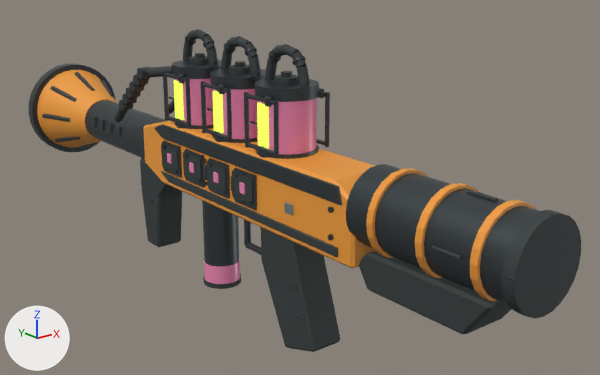
What one commit did to the glTF model public/assets/weapons/unique-v1/sticky_0.glb.
Both versions are drawn from a 50 mm camera at (-0.531, -0.691, 0.319) aimed at (0.063, 0.052, 0.022). The axes (+X, +Y, +Z) are drawn at lower left. The lights are the same throughout. The older version comes first. Vertices at exactly the same position are counted once.

Names of what the first picture shows: 'Weapon_sticky_v1'.
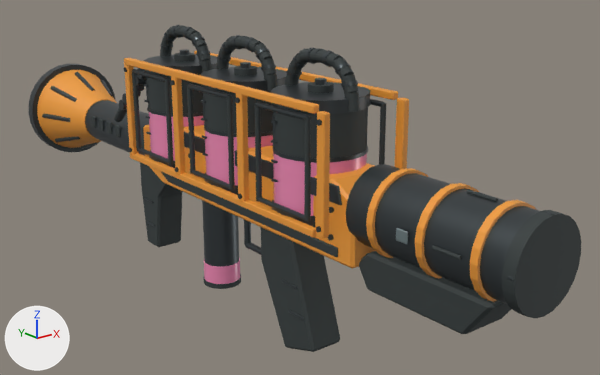
The change, as a diff of the scene's bpy script:
```diff
--- a/public/assets/weapons/unique-v1/sticky_0.glb.py
+++ b/public/assets/weapons/unique-v1/sticky_0.glb.py
@@ me_cone @@
-me_cone.from_pydata(...)  # 4942 vertices, 8892 faces; spans x -0.07..0.07, y -0.34..0.558, z -0.131..0.203
+me_cone.from_pydata(...)  # 4328 vertices, 7772 faces; spans x -0.07..0.07, y -0.34..0.558, z -0.131..0.205
+# me_cone part 1: a new loose piece, a 20-sided cylinder along z spanning x -0.05..0.05, y -0.11..-0.01, z 0.035..0.047, in mat_metal_steel (dark grey #484f52)
+# me_cone part 2: a new loose piece, a 20-sided cylinder along z spanning x -0.05..0.05, y -0.11..-0.01, z 0.15..0.163, in mat_metal_steel (dark grey #484f52)
+# me_cone part 3: a new loose piece, a 16-sided cylinder along z spanning x -0.049..0.049, y -0.109..-0.011, z 0.102..0.106, in mat_metal_steel (dark grey #484f52)
+# me_cone part 4: the loose piece of 24 vertices spanning x -0.006..0.006, y -0.011..0.001, z 0.17..0.175 is moved by (0.0, -0.055, 0.0)
+# me_cone part 5: a new loose piece, a box spanning x -0.044..-0.042, y -0.0415..-0.0385, z 0.1145..0.1395, in mat_metal_steel (dark grey #484f52)
+# me_cone part 6: a new loose piece, a 6-sided cylinder along y spanning x -0.0516..-0.0464, y -0.1..-0.02, z 0.046..0.052, in mat_metal_steel (dark grey #484f52)
+# me_cone part 7: a new loose piece, a 6-sided cylinder along y spanning x -0.0516..-0.0464, y -0.1..-0.02, z 0.146..0.152, in mat_metal_steel (dark grey #484f52)
+# me_cone part 8: a new loose piece, a 6-sided cylinder along y spanning x 0.0464..0.0516, y -0.1..-0.02, z 0.146..0.152, in mat_metal_steel (dark grey #484f52)
+# me_cone part 9: a new loose piece, an icosphere of 20 faces spanning x -0.007..0.007, y -0.1..-0.086, z 0.182..0.196, in mat_metal_steel (dark grey #484f52)
+# me_cone part 10: a new loose piece, an icosphere of 20 faces spanning x -0.007..0.007, y -0.034..-0.02, z 0.182..0.196, in mat_metal_steel (dark grey #484f52)
+# me_cone part 11: a new loose piece, a 20-sided cylinder along z spanning x -0.05..0.05, y 0.02..0.12, z 0.035..0.047, in mat_metal_steel (dark grey #484f52)
+# me_cone part 12: a new loose piece, a 20-sided cylinder along z spanning x -0.05..0.05, y 0.02..0.12, z 0.15..0.163, in mat_metal_steel (dark grey #484f52)
+# me_cone part 13: a new loose piece, a 16-sided cylinder along z spanning x -0.049..0.049, y 0.021..0.119, z 0.102..0.106, in mat_metal_steel (dark grey #484f52)
+# me_cone part 14: a new loose piece, a 6-sided cylinder along y spanning x -0.0516..-0.0464, y 0.03..0.11, z 0.046..0.052, in mat_metal_steel (dark grey #484f52)
+# me_cone part 15: a new loose piece, a 6-sided cylinder along y spanning x -0.0516..-0.0464, y 0.03..0.11, z 0.146..0.152, in mat_metal_steel (dark grey #484f52)
+# me_cone part 16: the loose piece of 40 vertices spanning x -0.034..0.034, y 0.131..0.199, z 0.15..0.163 is rebuilt with 40 vertices and now spans x -0.05..0.05, y 0.15..0.25, z 0.15..0.163
+# me_cone part 17: the loose piece of 40 vertices spanning x -0.032..0.032, y 0.048..0.112, z 0.078..0.16 is rebuilt with 73 vertices and now spans x -0.048..0.048, y 0.022..0.118, z 0.035..0.158
+# me_cone part 18: 154 loose pieces with 2518 vertices, spanning x -0.041..0.041, y -0.062..0.202, z 0.028..0.203, are deleted
+# me_cone part 19: 20 vertices moved from x -0.013..0.013, y -0.026..0.086, z 0.163..0.186 to x -0.013..0.013, y -0.026..0.083, z 0.163..0.186; 258 vertices removed from x -0.034..0.034, y -0.039..0.197, z 0.078..0.198; 1737 vertices added at x -0.057..0.057, y -0.227..0.256, z 0.03..0.205
+# other edits to the shape of me_cone do not show in these pictures
 me_cone.materials.append(mat_metal_steel)
```

Changed parts and their boxes (x1, y1, x2, y2) in the pictures (600 x 375 px; the box of a moved part takes in the faces that stretch with it):
'Weapon_sticky_v1', reshaped
    before: (29, 29, 581, 352)
    after: (29, 25, 581, 352)
part 1 of me_cone, added (mostly hidden)
    after: (272, 200, 315, 227)
part 2 of me_cone, added
    after: (271, 82, 370, 114)
part 3 of me_cone, added
    after: (273, 146, 368, 163)
part 4 of me_cone, moved or reshaped
    before: (281, 71, 293, 77)
    after: (315, 78, 327, 85)
part 5 of me_cone, added
    after: (273, 116, 275, 141)
part 6 of me_cone, added
    after: (257, 197, 305, 221)
part 7 of me_cone, added
    after: (255, 102, 310, 120)
part 8 of me_cone, added
    after: (370, 99, 385, 107)
part 9 of me_cone, added
    after: (335, 62, 351, 75)
part 10 of me_cone, added
    after: (292, 53, 307, 68)
part 11 of me_cone, added (mostly hidden)
    after: (204, 172, 238, 195)
part 12 of me_cone, added
    after: (201, 67, 287, 94)
part 13 of me_cone, added
    after: (204, 125, 273, 137)
part 14 of me_cone, added
    after: (191, 170, 230, 189)
part 15 of me_cone, added
    after: (188, 83, 232, 99)
part 16 of me_cone, rebuilt (45% wider, 20% taller)
    before: (172, 60, 222, 79)
    after: (144, 54, 217, 77)
part 17 of me_cone, rebuilt
    before: (213, 89, 257, 139)
    after: (203, 92, 273, 185)
part 18 of me_cone, deleted
    before: (161, 29, 330, 216)
part 19 of me_cone, built on
    before: (174, 43, 319, 155)
    after: (124, 25, 409, 245)
